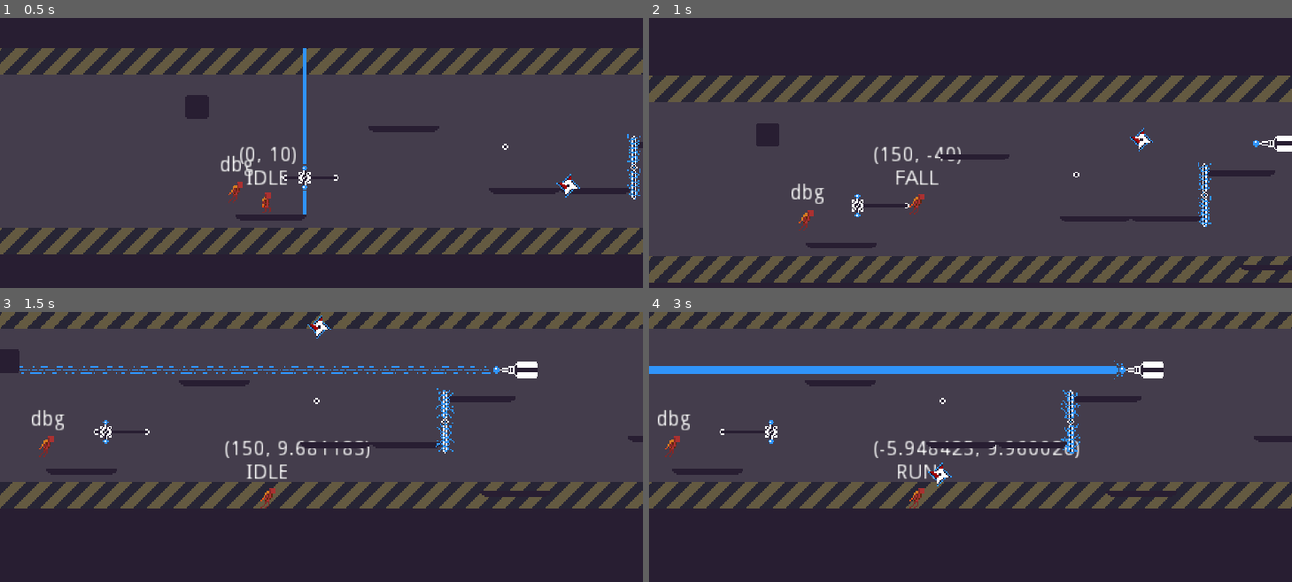
Above: before the commit, frames 1-4 (two rows, left to right).
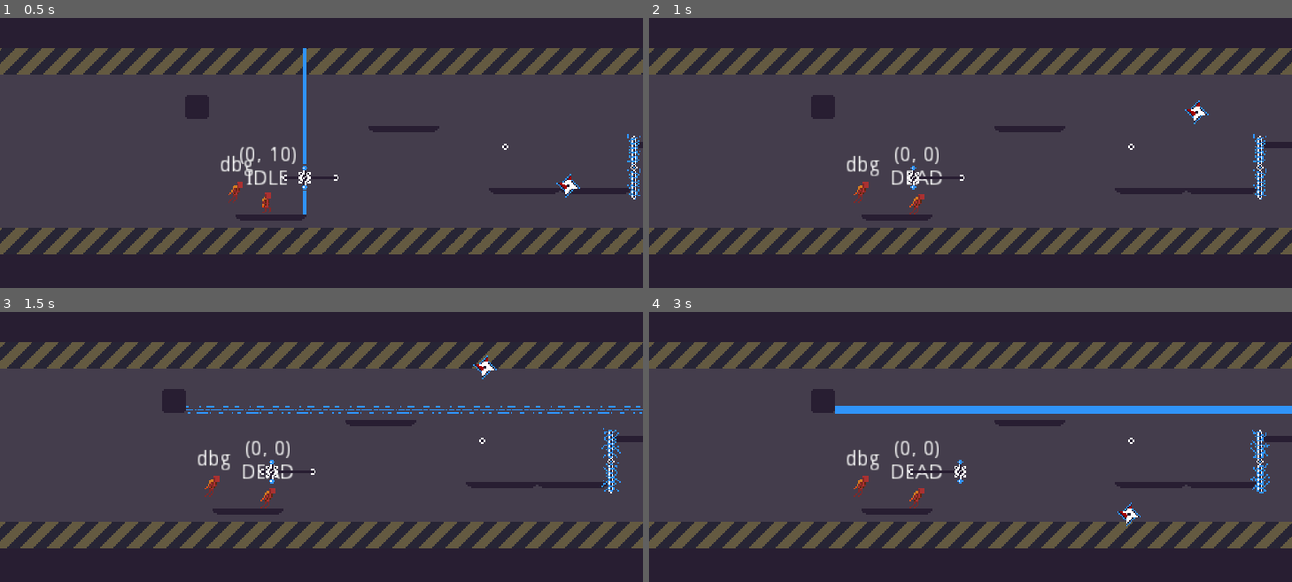
Above: after the commit, the same moments.

Repository: Wes-Ray/Jetpack-Jaywalker
Game: Godot game, scene res://Main.tscn
Two runs of this game, one before a commit and one after it. Both use one fixed random seed, a clock stepped at 60 frames per second and the inputs below.
Inputs:
- Up to frame 1 (0.5 s): no input
- Up to frame 2 (1 s): hold D (move_right) from 0.53 s (still down); tap Space (move_jump) at 0.77 s
- Up to frame 3 (1.5 s): keep holding D (move_right)
- Up to frame 4 (3 s): tap Space (move_jump) at 1.52 s; release D (move_right) at 2.03 s; hold A (move_left) 2.03-2.78 s; hold D (move_right) from 2.78 s (still down)

Frame 1 is identical in both runs. In frame 2, 35% of the frame differs, in the area x 0-100%, y 11-99%; in frame 3, 42%; in frame 4, 45%, in the area x 0-100%, y 0-88%.

Commit message:
fixed collision layers, moved things

Diff:
--- a/Buzz/Buzz.tscn
+++ b/Buzz/Buzz.tscn
@@ -53,6 +53,8 @@
 anims/spin = SubResource( 2 )
 
 [node name="Blade" type="Area2D" parent="."]
+collision_layer = 4
+collision_mask = 2
 
 [node name="CollisionShape2D" type="CollisionShape2D" parent="Blade"]
 shape = SubResource( 3 )
--- a/Laser/Laser.tscn
+++ b/Laser/Laser.tscn
@@ -74,6 +74,8 @@
 
 [node name="TopLaser" type="Area2D" parent="GunSprite"]
 position = Vector2( 0, -9 )
+collision_layer = 4
+collision_mask = 2
 script = ExtResource( 5 )
 
 [node name="CollisionShape2D" type="CollisionShape2D" parent="GunSprite/TopLaser"]
@@ -91,6 +93,8 @@
 
 [node name="BottomLaser" type="Area2D" parent="GunSprite"]
 position = Vector2( 0, 9 )
+collision_layer = 4
+collision_mask = 2
 script = ExtResource( 5 )
 
 [node name="CollisionShape2D" type="CollisionShape2D" parent="GunSprite/BottomLaser"]
--- a/Main.tscn
+++ b/Main.tscn
@@ -3,8 +3,8 @@
 [ext_resource path="res://World/Platform.tscn" type="PackedScene" id=1]
 [ext_resource path="res://Player/Player.tscn" type="PackedScene" id=2]
 [ext_resource path="res://Zap/Zap.tscn" type="PackedScene" id=3]
-[ext_resource path="res://Floor.tscn" type="PackedScene" id=4]
-[ext_resource path="res://wallpaper.png" type="Texture" id=5]
+[ext_resource path="res://World/Floor.tscn" type="PackedScene" id=4]
+[ext_resource path="res://World/wallpaper.png" type="Texture" id=5]
 [ext_resource path="res://Replay/Replay.tscn" type="PackedScene" id=6]
 [ext_resource path="res://Buzz/Buzz.tscn" type="PackedScene" id=7]
 [ext_resource path="res://Ray/Ray.tscn" type="PackedScene" id=8]
--- a/Player/Player.tscn
+++ b/Player/Player.tscn
@@ -44,12 +44,15 @@
 }
 
 [node name="Player" type="KinematicBody2D"]
+collision_layer = 2
 script = ExtResource( 1 )
 
 [node name="CollisionShape2D" type="CollisionShape2D" parent="."]
 shape = SubResource( 1 )
 
 [node name="Area2D" type="Area2D" parent="." groups=["player"]]
+collision_layer = 2
+collision_mask = 4
 
 [node name="CollisionShape2D" type="CollisionShape2D" parent="Area2D"]
 shape = SubResource( 2 )
--- a/Ray/Ray.tscn
+++ b/Ray/Ray.tscn
@@ -54,6 +54,8 @@
 
 [node name="Area2D" type="Area2D" parent="."]
 position = Vector2( -15, 0 )
+collision_layer = 4
+collision_mask = 2
 script = ExtResource( 3 )
 
 [node name="CollisionShape2D" type="CollisionShape2D" parent="Area2D"]
--- a/World/Box.tscn
+++ b/World/Box.tscn
@@ -1,12 +1,13 @@
 [gd_scene load_steps=3 format=2]
 
-[ext_resource path="res://box.png" type="Texture" id=1]
+[ext_resource path="res://World/box.png" type="Texture" id=1]
 
 [sub_resource type="RectangleShape2D" id=1]
 extents = Vector2( 8, 8 )
 
 [node name="Box" type="StaticBody2D"]
 position = Vector2( 241, 45 )
+collision_mask = 2
 
 [node name="Sprite" type="Sprite" parent="."]
 texture = ExtResource( 1 )
--- a/Floor.tscn
+++ b/World/Floor.tscn
@@ -1,6 +1,6 @@
 [gd_scene load_steps=3 format=2]
 
-[ext_resource path="res://square.png" type="Texture" id=1]
+[ext_resource path="res://World/square.png" type="Texture" id=1]
 
 [sub_resource type="RectangleShape2D" id=1]
 extents = Vector2( 2, 2 )
@@ -8,6 +8,7 @@
 [node name="StaticBody2D" type="StaticBody2D"]
 position = Vector2( 215, 4 )
 scale = Vector2( 300, 2 )
+collision_mask = 2
 
 [node name="CollisionShape2D" type="CollisionShape2D" parent="."]
 shape = SubResource( 1 )
--- a/World/Platform.tscn
+++ b/World/Platform.tscn
@@ -1,11 +1,12 @@
 [gd_scene load_steps=3 format=2]
 
-[ext_resource path="res://platform.png" type="Texture" id=1]
+[ext_resource path="res://World/platform.png" type="Texture" id=1]
 
 [sub_resource type="RectangleShape2D" id=1]
 extents = Vector2( 24, 2 )
 
 [node name="Platform" type="StaticBody2D"]
+collision_mask = 2
 
 [node name="CollisionShape2D" type="CollisionShape2D" parent="."]
 shape = SubResource( 1 )
--- a/Zap/Zap.tscn
+++ b/Zap/Zap.tscn
@@ -26,6 +26,8 @@
 }
 
 [node name="Zap" type="Area2D"]
+collision_layer = 4
+collision_mask = 2
 script = ExtResource( 2 )
 
 [node name="CollisionShape2D" type="CollisionShape2D" parent="."]
Renamed: box.png -> World/box.png
Not shown, changed: World/box.png.import
Renamed: platform.png -> World/platform.png
Not shown, changed: World/platform.png.import
Renamed: square.png -> World/square.png
Not shown, changed: World/square.png.import
Renamed: wallpaper.png -> World/wallpaper.png
Not shown, changed: World/wallpaper.png.import
